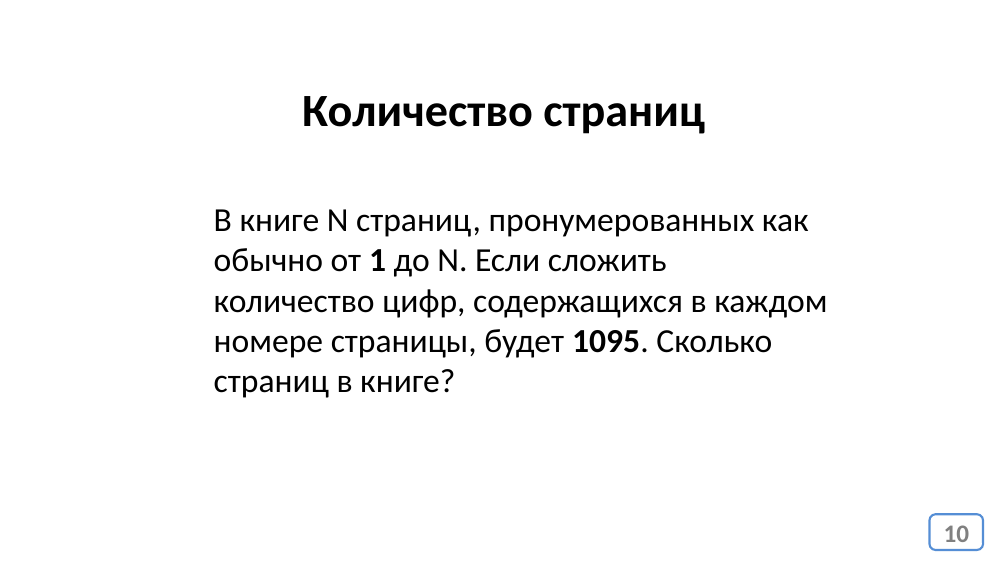
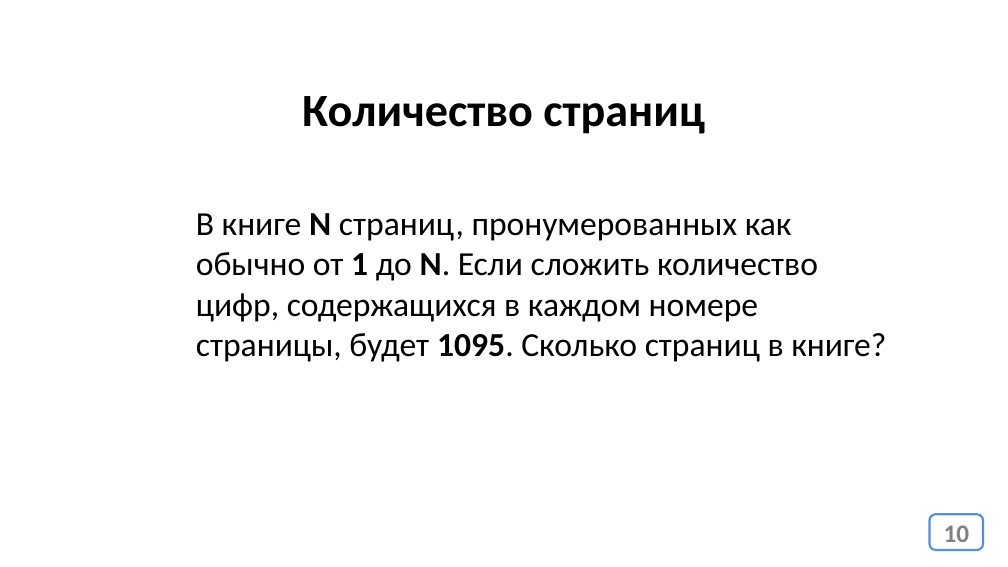
Before and after one commit to js-11-ort-dnipro/lesson03, a slide deck: slide 10 of lesson03.pptx. Drawn at 1008x567 pixels with LibreOffice and Linux fonts; fonts in the diff are those of the drawing. Boxes give left, top, right and bottom in pixels: in the first picture for what was removed or moved away, otherwise in the second. Text is boxed around its words. In the diff, an @@ line names an element or a change of style, - is before the commit and + after.

```diff
--- a/lesson03.pptx
+++ b/lesson03.pptx
@@ text "В книге N страниц, пронумерованных ...": place and size @@
-text "В книге N страниц, пронумерованных ..." at (214,209,827,398)
+text "В книге N страниц, пронумерованных ..." at (196,213,886,362)
@@ text "В книге N страниц, пронумерованных ..." at (196,213,886,362): bold on in "N N." @@
```
Also in this commit, not shown: 1 other slide changed, 1 other file.
